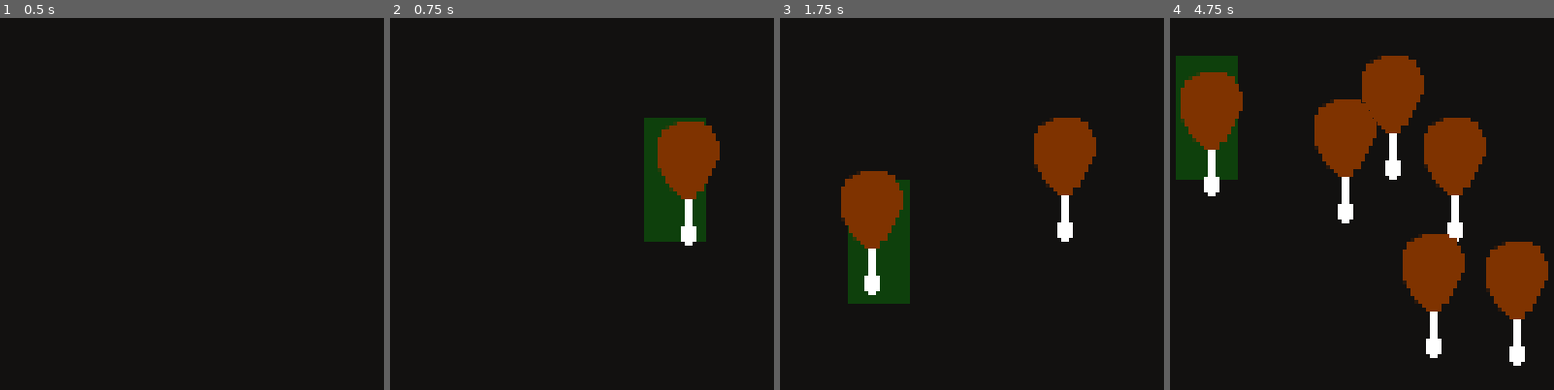
Above: before the commit, frames 1-4 (left to right).
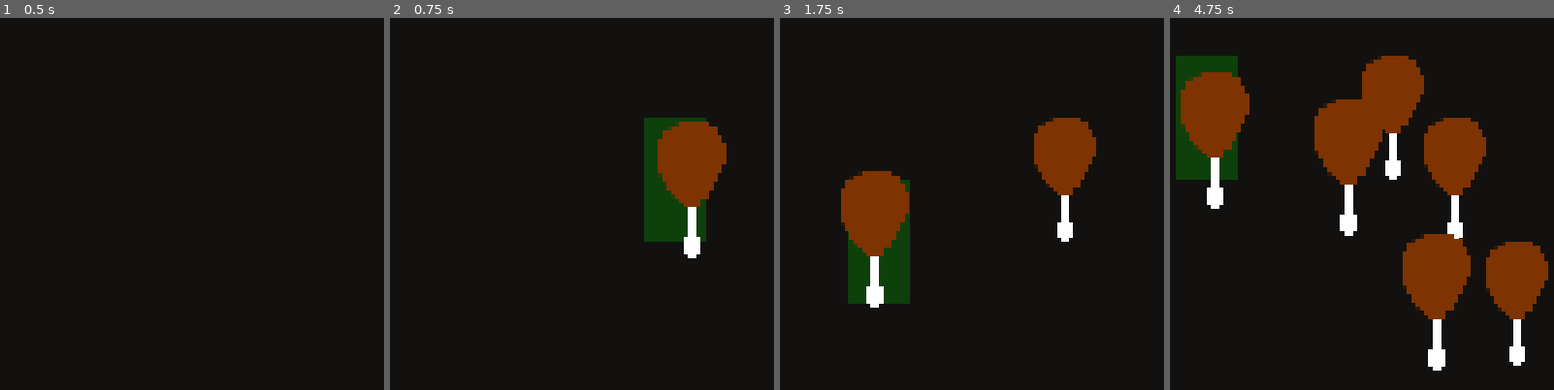
Above: after the commit, the same moments.

Repository: InRe-Dan/gmtk2024
Game: Godot game, scene res://main.tscn
The game is run twice, just before and just after one commit, with the same random seed, the same clock (stepped at 60 frames per second) and the same inputs.
Inputs (mouse positions are in pixels of both pictures, inside the frame that each line leads up to):
- Up to frame 1 (0.5 s): no input
- Up to frame 2 (0.75 s): tap Enter at 0.5 s; move the mouse to (689, 155) at 0.52 s; hold E (spawn_item) from 0.53 s (still down)
- Up to frame 3 (1.75 s): click (1079, 155) at 0.8 s; tap Space at 1.25 s; move the mouse to (872, 204) at 1.27 s; release E (spawn_item) at 1.28 s; click (872, 204) at 1.35 s; tap E (spawn_item) at 1.55 s
- Up to frame 4 (4.75 s): move the mouse to (1411, 70) at 2.02 s; hold E (spawn_item) 2.03-2.78 s; click (1411, 70) at 2.3 s; tap Enter at 2.75 s; move the mouse to (1338, 278) at 2.77 s; click (1338, 278) at 2.85 s; tap E (spawn_item) at 3.05, 4.55 s; move the mouse to (1511, 252) at 3.52 s; hold E (spawn_item) 3.53-4.28 s; click (1511, 252) at 3.8 s; tap Space at 4.25 s; move the mouse to (1212, 103) at 4.27 s; click (1212, 103) at 4.35 s

Frame 1 is identical in both runs. In frame 2, 1.0% of the frame differs, in the area x 69-88%, y 27-65%; in frame 3, 0.9%; in frame 4, 2.7%, in the area x 2-79%, y 14-95%.

Commit message:
Pickup effect
Pick-up item scales up slightly and has its z-index configured correctly to appear over all other placed items.

Diff:
--- a/Grid/grid.gd
+++ b/Grid/grid.gd
@@ -40,6 +40,7 @@
 		var new_item: GridItem = grid_item_scene.instantiate()
 		new_item.initialize(load("res://Item/Items/drumstick.tres"))
 		held_item = new_item
+		held_item.pickup()
 		add_child(new_item)
 		if current_slot:
 			_on_slot_mouse_entered(current_slot)
@@ -134,6 +135,7 @@
 	# Submit item at position
 	item.root_slot = root_slot
 	item.position = root_slot.position
+	item.place()
 
 	drag_offset = Vector2i.ZERO
 	_on_slot_mouse_exited()
@@ -146,6 +148,7 @@
 
 	if is_instance_valid(current_slot.item_stored):
 		held_item = current_slot.item_stored
+		held_item.pickup()
 	else:
 		return
 
@@ -159,7 +162,6 @@
 		(matrix[grid_pos.y][grid_pos.x] as GridSlot).item_stored = null
 
 	drag_offset = current_slot.grid_position - root_slot.grid_position
-	print(current_slot.grid_position, root_slot.grid_position)
 
 	_on_slot_mouse_exited()
 	_on_slot_mouse_entered(current_slot)
--- a/Item/grid_item.gd
+++ b/Item/grid_item.gd
@@ -27,3 +27,15 @@
 
 	item = new_item
 	name = item.item_name
+
+
+## Item is picked up
+func pickup() -> void:
+	z_index = 100
+	scale = Vector2(1.1, 1.1)
+
+
+## Item is placed down
+func place() -> void:
+	z_index = 0
+	scale = Vector2(1, 1)
